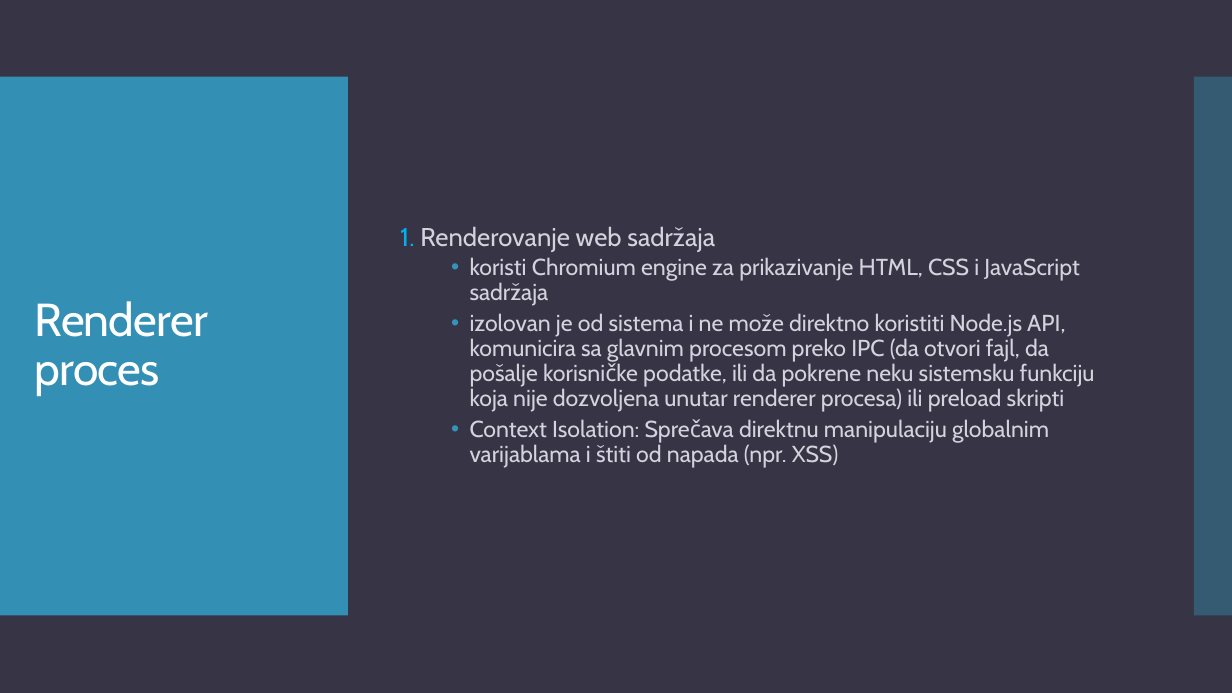
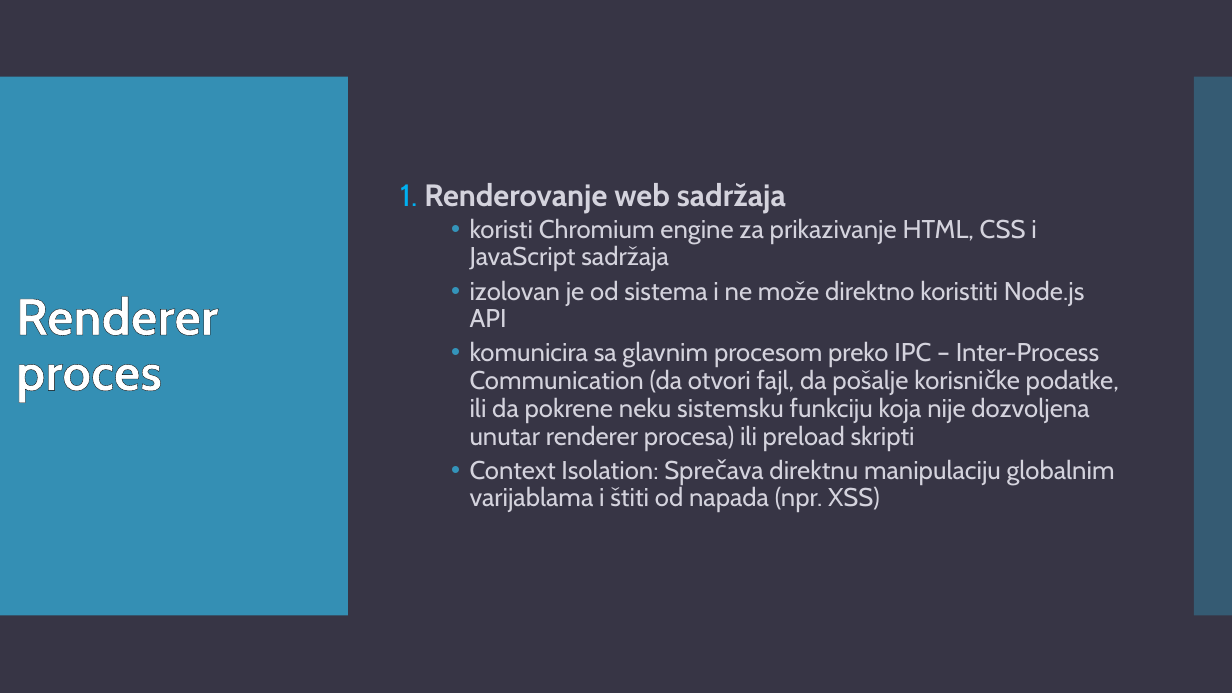
Before and after one commit to teodora18040cvetkovic/electron_react, a slide deck: slide 8 of Electron.pptx. Drawn at 1232x693 pixels with LibreOffice and Linux fonts; fonts in the diff are those of the drawing. Boxes give left, top, right and bottom in pixels: in the first picture for what was removed or moved away, otherwise in the second. Text is boxed around its words. In the diff, an @@ line names an element or a change of style, - is before the commit and + after.

```diff
--- a/Electron.pptx
+++ b/Electron.pptx
@@ title "Renderer proces": place and size @@
-title "Renderer proces" at [35,301,208,396]
+title "Renderer proces" at [16,296,218,401]
@@ title "Renderer proces" at [16,296,218,401]: size 36 to 40 pt, letter spacing -0.6 to 0 pt, letter outline none to #000000 0.75 pt, bold on @@
@@ text at [400,183,1115,512]: size 20 to 24 pt in "1. Renderovanje web sadržaja"; bold on in "Renderovanje web sadržaja"; size 18 to 20 pt in "koristi Chromium engine za prikazivanje HTML, CSS ...", "Context Isolation: Sprečava direktnu manipulaciju globalnim  ..." @@
@@ text at [470,280,1119,450]: text changed; size 18 to 20 pt @@
-  • izolovan je od sistema i ne može direktno koristiti Node.js API, komunicira sa glavnim procesom preko IPC (da otvori fajl, da pošalje korisničke podatke, ili da pokrene neku sistemsku funkciju koja nije dozvoljena unutar renderer procesa) ili preload skripti
+  • izolovan je od sistema i ne može direktno koristiti Node.js API
+  • komunicira sa glavnim procesom preko IPC – Inter-Process Communication (da otvori fajl, da pošalje korisničke podatke, ili da pokrene neku sistemsku funkciju koja nije dozvoljena unutar renderer procesa) ili preload skripti
```
Also in this commit, not shown: 21 other slides changed.
